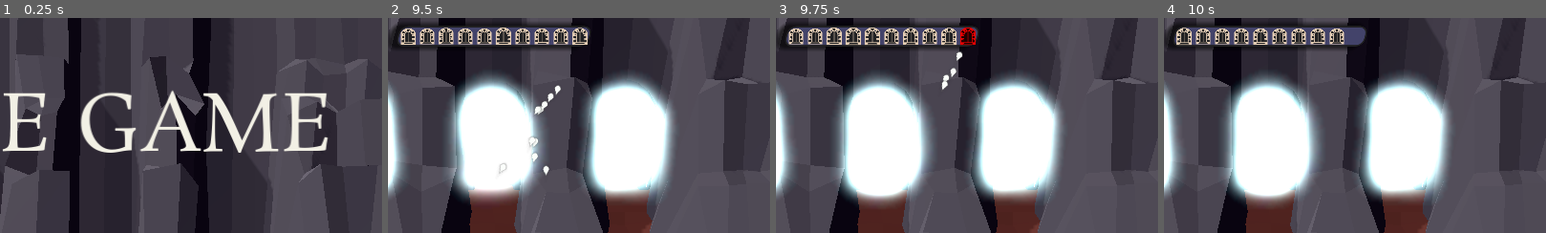
Above: before the commit, frames 1-4 (left to right).
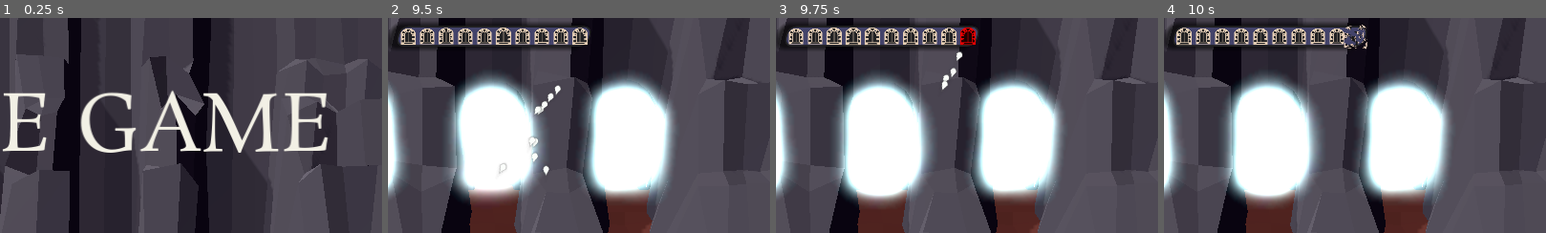
Above: after the commit, the same moments.

Repository: emmdie/3m5Jam2024_1
Game: Godot game, scene res://main.tscn
Two runs of this game, one before a commit and one after it. Both use one fixed random seed, a clock stepped at 60 frames per second and the inputs below.
Inputs (mouse positions are % of the whole screen's width and height, from its top left):
- Up to frame 1 (0.25 s): no input
- Up to frame 2 (9.5 s): click "Start" at 0.5 s; move the mouse to (72, 45) at 1.27 s; hold D (minigame_Right) 1.28-2.03 s; hold J (select_0) 1.28-2.03 s; move the mouse to (30, 55) at 2.02 s; hold S (minigame_Down) 2.03-2.78 s; tap one key every 1.5 s from 2.1 s: K (select_1) Left (summon_lane_0) Right (summon_lane_2) K (select_1) Left (summon_lane_0); move the mouse to (60, 28) at 2.77 s; hold D (minigame_Right) 2.78-3.53 s; hold L (select_2) 2.78-3.53 s; move the mouse to (45, 70) at 3.52 s; hold W (minigame_Up) 3.53-4.28 s; move the mouse to (80, 65) at 4.27 s; hold Up (summon_lane_1) 4.28-5.03 s; hold A (minigame_Left) 4.28-5.78 s; move the mouse to (20, 35) at 5.02 s; move the mouse to (55, 50) at 5.77 s; hold S (minigame_Down) 5.78-6.53 s; hold J (select_0) 5.78-6.53 s; move the mouse to (35, 25) at 6.52 s; hold D (minigame_Right) 6.53-7.28 s; move the mouse to (72, 45) at 7.27 s; hold W (minigame_Up) 7.28-8.03 s; hold L (select_2) 7.28-8.03 s; move the mouse to (30, 55) at 8.02 s; hold D (minigame_Right) 8.03-8.78 s; move the mouse to (60, 28) at 8.77 s; hold S (minigame_Down) from 8.78 s (still down); hold Up (summon_lane_1) from 8.78 s (still down)
- Up to frame 3 (9.75 s): move the mouse to (45, 70) at 9.52 s; release S (minigame_Down) at 9.53 s; release Up (summon_lane_1) at 9.53 s; hold A (minigame_Left) from 9.53 s (still down); tap Right (summon_lane_2) at 9.6 s
- Up to frame 4 (10 s): keep holding A (minigame_Left)
The pictures show only the part of the screen within x 36-86%, y 0-50%; the shares and areas given below are measured in that part.

Frames 1-3 are identical in both runs. In frame 4, 0.2% of the frame differs, in the area x 47-54%, y 3-15%.

Commit message:
Shatter door effect

Diff:
--- a/Scenes/Ui/EnemyHealthPanel.gd
+++ b/Scenes/Ui/EnemyHealthPanel.gd
@@ -9,7 +9,9 @@
 
 	for i in GameState.rules.enemy_max_health:
 		container.add_child(heart_scene.instantiate())
-
+	#await get_tree().create_timer(0.1)
+	#for i in GameState.rules.enemy_max_health:
+	#	container.get_child(i).explode()
 	#update()
 
 func update() -> void:
@@ -35,5 +37,6 @@
 		)
 	stream.finished.connect(func():
 		Input.start_joy_vibration(0, 0.1, 0.3, 0.2)
-		target.modulate.a = 0.0
+		#target.modulate.a = 0.0
+		target.explode()
 	)
--- a/Scenes/Ui/enemy_heart.gd
+++ b/Scenes/Ui/enemy_heart.gd
@@ -6,6 +6,13 @@
 
 func _ready() -> void:
 	randomize_playback_speed()
+
+func explode() -> void:
+	$Node2D/Texture.modulate.a = 0.0
+	$Node2D/Control.show()
+	$Node2D/Control/AnimatedSprite2D.play("default")
+	var tween = get_tree().create_tween()
+	tween.tween_property($Node2D/Control/AnimatedSprite2D, "modulate:a", 0, 0.3).set_delay(0.2)
 
 func randomize_playback_speed():
 	animator.speed_scale = randf_range(0.7, 1.5)
--- a/Scenes/Ui/enemy_heart.tscn
+++ b/Scenes/Ui/enemy_heart.tscn
@@ -1,9 +1,26 @@
-[gd_scene load_steps=8 format=3 uid="uid://6gbjl3141qx2"]
+[gd_scene load_steps=26 format=3 uid="uid://6gbjl3141qx2"]
 
 [ext_resource type="Theme" uid="uid://d2lh3hpldd764" path="res://Assets/theme.tres" id="1_3tj85"]
 [ext_resource type="Texture2D" uid="uid://bsoia255315sv" path="res://Assets/Textures/Ui/Hud/heart-shield.png" id="1_vlto0"]
 [ext_resource type="Script" path="res://Scenes/Ui/enemy_heart.gd" id="2_kgy70"]
 [ext_resource type="Texture2D" uid="uid://csqo4om0ptcb5" path="res://Assets/Textures/Ui/Hud/doorway.png" id="3_453l7"]
+[ext_resource type="Texture2D" uid="uid://dqskcq4wnd2qc" path="res://Assets/Textures/Ui/Hud/doorway_shatter/0001.png" id="5_vbwm8"]
+[ext_resource type="Texture2D" uid="uid://cct31pj2pcn8a" path="res://Assets/Textures/Ui/Hud/doorway_shatter/0002.png" id="6_g61gi"]
+[ext_resource type="Texture2D" uid="uid://cmhrdxjce06gl" path="res://Assets/Textures/Ui/Hud/doorway_shatter/0003.png" id="7_i0o8v"]
+[ext_resource type="Texture2D" uid="uid://bvqe7ci67xt2b" path="res://Assets/Textures/Ui/Hud/doorway_shatter/0004.png" id="8_ivd2w"]
+[ext_resource type="Texture2D" uid="uid://1j2bh3joywb5" path="res://Assets/Textures/Ui/Hud/doorway_shatter/0005.png" id="9_00x0x"]
+[ext_resource type="Texture2D" uid="uid://db7vgqsebm1g0" path="res://Assets/Textures/Ui/Hud/doorway_shatter/0006.png" id="10_cuvx0"]
+[ext_resource type="Texture2D" uid="uid://cjx4r7sfeckvi" path="res://Assets/Textures/Ui/Hud/doorway_shatter/0007.png" id="11_xakmf"]
+[ext_resource type="Texture2D" uid="uid://caxq6tuw2m76o" path="res://Assets/Textures/Ui/Hud/doorway_shatter/0008.png" id="12_l3q6m"]
+[ext_resource type="Texture2D" uid="uid://cjoxl0khrnmyp" path="res://Assets/Textures/Ui/Hud/doorway_shatter/0009.png" id="13_j1tqj"]
+[ext_resource type="Texture2D" uid="uid://br2uucyxbuxbh" path="res://Assets/Textures/Ui/Hud/doorway_shatter/0010.png" id="14_x6wkb"]
+[ext_resource type="Texture2D" uid="uid://d3pcepw0eq32q" path="res://Assets/Textures/Ui/Hud/doorway_shatter/0011.png" id="15_aageg"]
+[ext_resource type="Texture2D" uid="uid://uovp08bdj3us" path="res://Assets/Textures/Ui/Hud/doorway_shatter/0012.png" id="16_vff0f"]
+[ext_resource type="Texture2D" uid="uid://d0nt6hxfa20j2" path="res://Assets/Textures/Ui/Hud/doorway_shatter/0013.png" id="17_qyctx"]
+[ext_resource type="Texture2D" uid="uid://b0djpem4xj6bg" path="res://Assets/Textures/Ui/Hud/doorway_shatter/0014.png" id="18_gci1n"]
+[ext_resource type="Texture2D" uid="uid://85o6hh7cpcoj" path="res://Assets/Textures/Ui/Hud/doorway_shatter/0015.png" id="19_xask1"]
+[ext_resource type="Texture2D" uid="uid://coisubkikx2g3" path="res://Assets/Textures/Ui/Hud/doorway_shatter/0016.png" id="20_hky1b"]
+[ext_resource type="Texture2D" uid="uid://barre2u3k5tnu" path="res://Assets/Textures/Ui/Hud/doorway_shatter/0017.png" id="21_pcr7a"]
 
 [sub_resource type="Animation" id="Animation_m2ceu"]
 length = 0.001
@@ -41,6 +58,65 @@
 "RESET": SubResource("Animation_m2ceu"),
 "pulsate": SubResource("Animation_n1qv4")
 }
+
+[sub_resource type="SpriteFrames" id="SpriteFrames_ok8ns"]
+animations = [{
+"frames": [{
+"duration": 1.0,
+"texture": ExtResource("5_vbwm8")
+}, {
+"duration": 1.0,
+"texture": ExtResource("6_g61gi")
+}, {
+"duration": 1.0,
+"texture": ExtResource("7_i0o8v")
+}, {
+"duration": 1.0,
+"texture": ExtResource("8_ivd2w")
+}, {
+"duration": 1.0,
+"texture": ExtResource("9_00x0x")
+}, {
+"duration": 1.0,
+"texture": ExtResource("10_cuvx0")
+}, {
+"duration": 1.0,
+"texture": ExtResource("11_xakmf")
+}, {
+"duration": 1.0,
+"texture": ExtResource("12_l3q6m")
+}, {
+"duration": 1.0,
+"texture": ExtResource("13_j1tqj")
+}, {
+"duration": 1.0,
+"texture": ExtResource("14_x6wkb")
+}, {
+"duration": 1.0,
+"texture": ExtResource("15_aageg")
+}, {
+"duration": 1.0,
+"texture": ExtResource("16_vff0f")
+}, {
+"duration": 1.0,
+"texture": ExtResource("17_qyctx")
+}, {
+"duration": 1.0,
+"texture": ExtResource("18_gci1n")
+}, {
+"duration": 1.0,
+"texture": ExtResource("19_xask1")
+}, {
+"duration": 1.0,
+"texture": ExtResource("20_hky1b")
+}, {
+"duration": 1.0,
+"texture": ExtResource("21_pcr7a")
+}],
+"loop": false,
+"name": &"default",
+"speed": 24.0
+}]
 
 [node name="EnemyHeart" type="MarginContainer"]
 offset_right = 40.0
@@ -80,6 +156,22 @@
 }
 autoplay = "pulsate"
 
+[node name="Control" type="Control" parent="Node2D"]
+visible = false
+layout_mode = 1
+anchors_preset = 8
+anchor_left = 0.5
+anchor_top = 0.5
+anchor_right = 0.5
+anchor_bottom = 0.5
+grow_horizontal = 2
+grow_vertical = 2
+
+[node name="AnimatedSprite2D" type="AnimatedSprite2D" parent="Node2D/Control"]
+scale = Vector2(0.125, 0.125)
+sprite_frames = SubResource("SpriteFrames_ok8ns")
+frame_progress = 0.30672
+
 [node name="Spacer" type="Control" parent="."]
 custom_minimum_size = Vector2(44, 44)
 layout_mode = 2
Binary file added: Assets/Textures/Ui/Hud/doorway_shatter/0001.png
Not shown, added: Assets/Textures/Ui/Hud/doorway_shatter/0001.png.import
Binary file added: Assets/Textures/Ui/Hud/doorway_shatter/0002.png
Not shown, added: Assets/Textures/Ui/Hud/doorway_shatter/0002.png.import
Binary file added: Assets/Textures/Ui/Hud/doorway_shatter/0003.png
Not shown, added: Assets/Textures/Ui/Hud/doorway_shatter/0003.png.import
Binary file added: Assets/Textures/Ui/Hud/doorway_shatter/0004.png
Not shown, added: Assets/Textures/Ui/Hud/doorway_shatter/0004.png.import
Binary file added: Assets/Textures/Ui/Hud/doorway_shatter/0005.png
Not shown, added: Assets/Textures/Ui/Hud/doorway_shatter/0005.png.import
Binary file added: Assets/Textures/Ui/Hud/doorway_shatter/0006.png
Not shown, added: Assets/Textures/Ui/Hud/doorway_shatter/0006.png.import
(and 22 more such lines)
